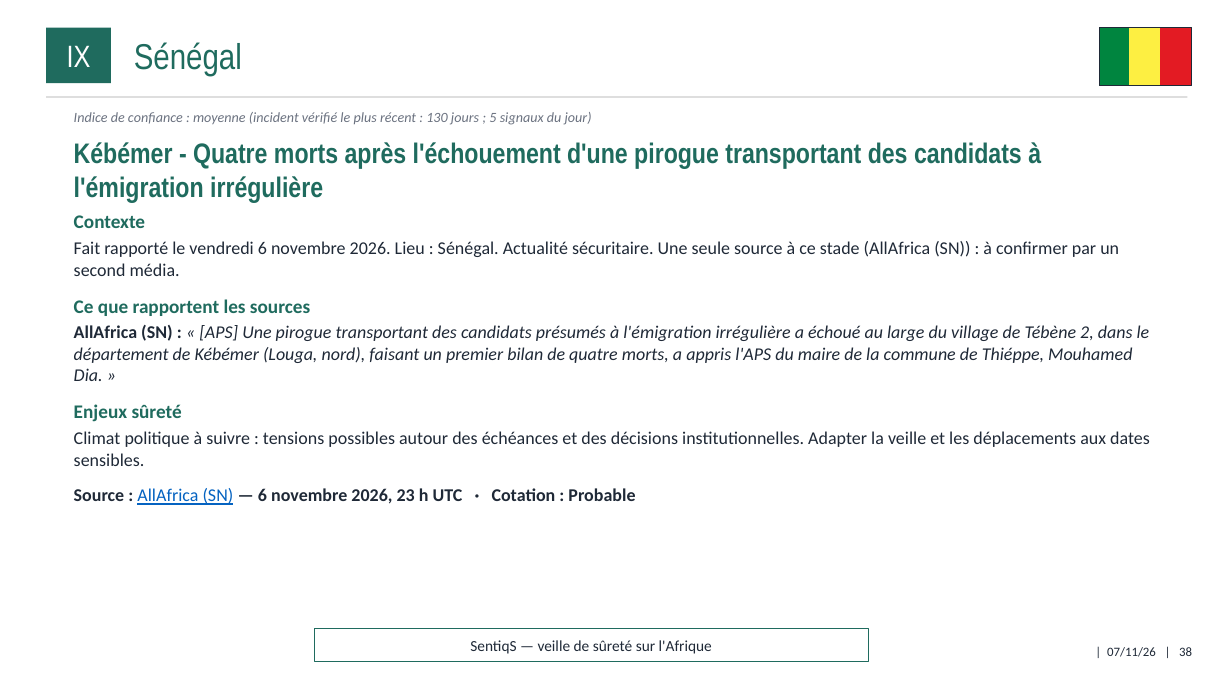
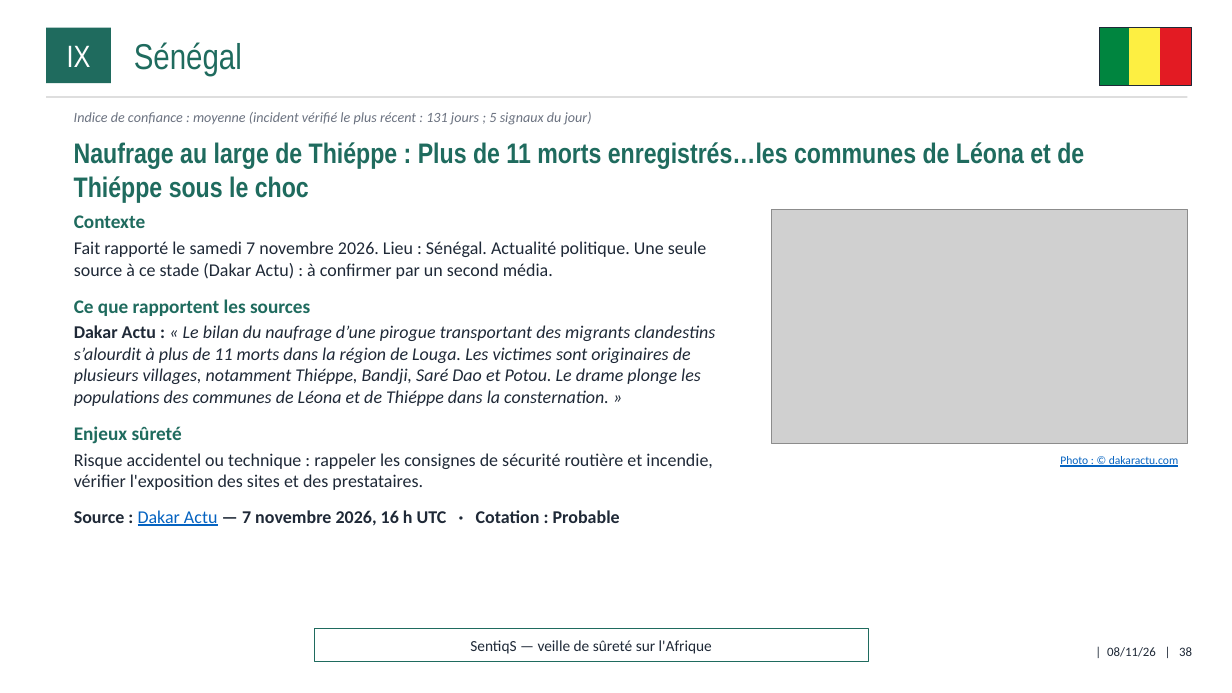
Before and after one commit to ytl1-ops/SentiqS, a slide deck: slide 38 of web/rapports/mensuel/2026-11.pptx. Drawn at 1232x693 pixels with LibreOffice and Linux fonts; fonts in the diff are those of the drawing; grey boxes stand for pictures. Boxes give left, top, right and bottom in pixels: in the first picture for what was removed or moved away, otherwise in the second. Text is boxed around its words. In the diff, an @@ line names an element or a change of style, - is before the commit and + after.

```diff
--- a/web/rapports/mensuel/2026-11.pptx
+++ b/web/rapports/mensuel/2026-11.pptx
@@ text at [74,112,592,125]: text changed @@
-Indice de confiance : moyenne (incident vérifié le plus récent : 130 jours ; 5 signaux du jour)
+Indice de confiance : moyenne (incident vérifié le plus récent : 131 jours ; 5 signaux du jour)
@@ text at [74,142,1084,203]: text changed @@
-Kébémer - Quatre morts après l'échouement d'une pirogue transportant des candidats à l'émigration irrégulière
+Naufrage au large de Thiéppe : Plus de 11 morts enregistrés…les communes de Léona et de Thiéppe sous le choc
@@ picture added at [772,210,1188,444] @@
@@ text at [74,241,706,279]: text changed @@
-Fait rapporté le vendredi 6 novembre 2026. Lieu : Sénégal. Actualité sécuritaire. Une seule source à ce stade (AllAfrica (SN)) : à confirmer par un second média.
+Fait rapporté le samedi 7 novembre 2026. Lieu : Sénégal. Actualité politique. Une seule source à ce stade (Dakar Actu) : à confirmer par un second média.
@@ text at [74,325,715,406]: text changed @@
-AllAfrica (SN) : « [APS] Une pirogue transportant des candidats présumés à l'émigration irrégulière a échoué au large du village de Tébène 2, dans le département de Kébémer (Louga, nord), faisant un premier bilan de quatre morts, a appris l'APS du maire de la commune de Thiéppe, Mouhamed Dia. »
+Dakar Actu : « Le bilan du naufrage d’une pirogue transportant des migrants clandestins s’alourdit à plus de 11 morts dans la région de Louga. Les victimes sont originaires de plusieurs villages, notamment Thiéppe, Bandji, Saré Dao et Potou. Le drame plonge les populations des communes de Léona et de Thiéppe dans la consternation. »
@@ text at [74,453,713,526]: text changed @@
-Climat politique à suivre : tensions possibles autour des échéances et des décisions institutionnelles. Adapter la veille et les déplacements aux dates sensibles.
-Source : AllAfrica (SN) — 6 novembre 2026, 23 h UTC · Cotation : Probable
+Risque accidentel ou technique : rappeler les consignes de sécurité routière et incendie, vérifier l'exposition des sites et des prestataires.
+Source : Dakar Actu — 7 novembre 2026, 16 h UTC · Cotation : Probable
@@ text added at [1060,456,1178,467], 9 pt, text #0563C1, underline @@
+Photo : © dakaractu.com
@@ text at [1107,647,1192,657]: text changed @@
-| 07/11/26 | 38
+| 08/11/26 | 38
```
Also in this commit, not shown: 40 other slides changed, 9 other files.
